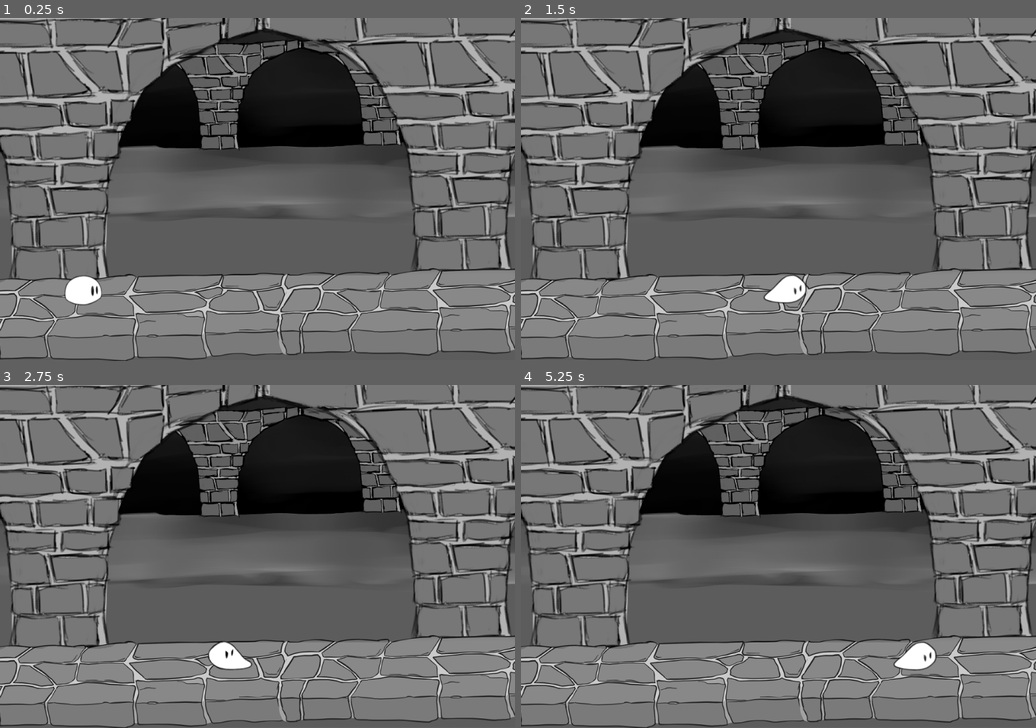
Above: before the commit, frames 1-4 (two rows, left to right).
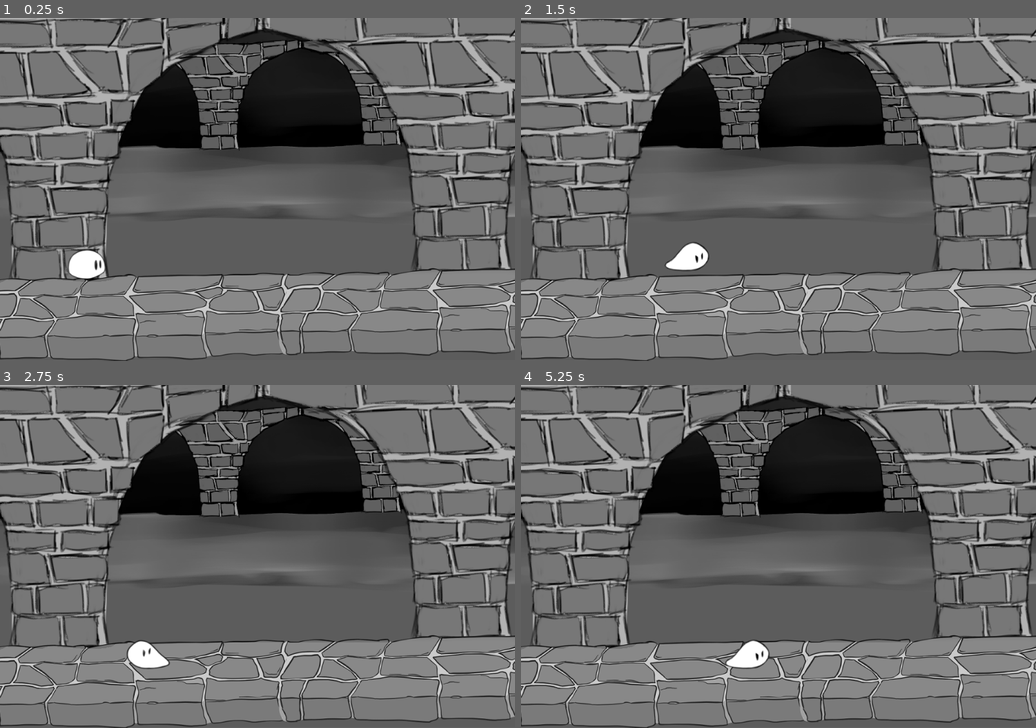
Above: after the commit, the same moments.

Repository: ludumcloud/dungeon-dojo-godot
Game: Godot game, scene res://resources/level.tscn
Same seed, same stepped clock (60 frames per second), same inputs: the game is played once before the commit and once after it.
Inputs:
- Up to frame 1 (0.25 s): no input
- Up to frame 2 (1.5 s): hold D (move_right) from 0.53 s (still down); tap O (damage) at 0.6 s; tap Space (jump) at 0.77, 1.07 s; tap Y (hi_attack) at 0.8, 1.35 s
- Up to frame 3 (2.75 s): tap Space (jump) at 1.52, 1.82 s; tap I (low_attack) at 1.55, 2.1 s; release D (move_right) at 2.03 s; hold A (move_left) from 2.03 s (still down); tap U (mid_attack) at 2.3 s
- Up to frame 4 (5.25 s): release A (move_left) at 2.78 s; hold D (move_right) 2.78-4.28 s; tap U (mid_attack) at 2.85 s; tap Space (jump) at 3.02, 3.05, 3.32, 3.6, 3.77, 4.07, 4.52, 4.82 s; tap O (damage) at 3.8, 4.35 s; hold A (move_left) 4.28-5.03 s; tap Y (hi_attack) at 4.55, 5.1 s; hold D (move_right) from 5.03 s (still down)

The runs differ from the first frame. In frame 1, 0.9% of the frame differs, in the area x 12-21%, y 67-84%; in frame 2, 0.9%; in frame 3, 0.9%; in frame 4, 1.0%, in the area x 39-81%, y 74-84%.

Commit message:
Updated player motion and animation
I was playing around with a state machine and animation trees. I also modified how the Character moves around with a new script. Trying things out.

Diff:
--- /dev/null
+++ b/resources/character.gd
@@ -0,0 +1,15 @@
+extends KinematicBody2D
+
+# Declare member variables here. Examples:
+# var a = 2
+# var b = "text"
+
+# Called when the node enters the scene tree for the first time.
+func _ready():
+	pass # Replace with function body.
+
+func _test_Function():
+	pass
+# Called every frame. 'delta' is the elapsed time since the previous frame.
+#func _process(delta):
+#	pass
--- a/resources/character.tscn
+++ b/resources/character.tscn
@@ -1,6 +1,6 @@
-[gd_scene load_steps=61 format=2]
-
-[ext_resource path="res://scripts/Character.gd" type="Script" id=1]
+[gd_scene load_steps=93 format=2]
+
+[ext_resource path="res://scripts/movement.gd" type="Script" id=1]
 [ext_resource path="res://resources/slime_animationSheet.sprites/Attack_1/attack1_0001.tres" type="Texture" id=2]
 [ext_resource path="res://resources/slime_animationSheet.sprites/Attack_1/attack1_0002.tres" type="Texture" id=3]
 [ext_resource path="res://resources/slime_animationSheet.sprites/Attack_1/attack1_0003.tres" type="Texture" id=4]
@@ -47,6 +47,7 @@
 [ext_resource path="res://resources/slime_animationSheet.sprites/Move Forward/moveForward_0002.tres" type="Texture" id=45]
 [ext_resource path="res://resources/slime_animationSheet.sprites/Move Forward/moveForward_0003.tres" type="Texture" id=46]
 [ext_resource path="res://resources/slime_animationSheet.sprites/Move Forward/moveForward_0004.tres" type="Texture" id=47]
+[ext_resource path="res://scripts/animationController.gd" type="Script" id=48]
 
 [sub_resource type="SpriteFrames" id=1]
 animations = [ {
@@ -57,7 +58,7 @@
 } ]
 
 [sub_resource type="RectangleShape2D" id=2]
-extents = Vector2( 39, 68.6983 )
+extents = Vector2( 39, 44.1802 )
 
 [sub_resource type="Animation" id=3]
 resource_name = "Damage"
@@ -107,18 +108,29 @@
 
 [sub_resource type="Animation" id=6]
 resource_name = "Jump"
-length = 0.52
-tracks/0/type = "value"
-tracks/0/path = NodePath("Pivot/Body:frame")
-tracks/0/interp = 1
-tracks/0/loop_wrap = true
-tracks/0/imported = false
-tracks/0/enabled = true
-tracks/0/keys = {
-"times": PoolRealArray( -4.65661e-010, 0.232892, 0.359923, 0.48635 ),
-"transitions": PoolRealArray( 1, 1, 1, 1 ),
-"update": 0,
-"values": [ 32, 35, 36, 37 ]
+length = 0.3
+tracks/0/type = "value"
+tracks/0/path = NodePath("Pivot/Body:frame")
+tracks/0/interp = 1
+tracks/0/loop_wrap = true
+tracks/0/imported = false
+tracks/0/enabled = true
+tracks/0/keys = {
+"times": PoolRealArray( 0.000784703, 0.124367, 0.269357 ),
+"transitions": PoolRealArray( 1, 1, 1 ),
+"update": 0,
+"values": [ 34, 36, 37 ]
+}
+tracks/1/type = "method"
+tracks/1/path = NodePath(".")
+tracks/1/interp = 1
+tracks/1/loop_wrap = true
+tracks/1/imported = false
+tracks/1/enabled = true
+tracks/1/keys = {
+"times": PoolRealArray(  ),
+"transitions": PoolRealArray(  ),
+"values": [  ]
 }
 
 [sub_resource type="Animation" id=7]
@@ -194,7 +206,7 @@
 tracks/0/imported = false
 tracks/0/enabled = true
 tracks/0/keys = {
-"times": PoolRealArray( -0.000604913 ),
+"times": PoolRealArray( 0 ),
 "transitions": PoolRealArray( 1 ),
 "update": 1,
 "values": [ 38 ]
@@ -233,6 +245,114 @@
 "values": [ 42 ]
 }
 
+[sub_resource type="AnimationNodeAnimation" id=14]
+animation = "Damage"
+
+[sub_resource type="AnimationNodeAnimation" id=15]
+animation = "HighAttack"
+
+[sub_resource type="AnimationNodeAnimation" id=16]
+animation = "Idle"
+
+[sub_resource type="GDScript" id=17]
+
+[sub_resource type="AnimationNodeAnimation" id=18]
+animation = "Jump"
+script = SubResource( 17 )
+
+[sub_resource type="AnimationNodeAnimation" id=19]
+animation = "LowAttack"
+
+[sub_resource type="AnimationNodeAnimation" id=20]
+animation = "MidAttack"
+
+[sub_resource type="AnimationNodeAnimation" id=21]
+animation = "MoveBack"
+
+[sub_resource type="AnimationNodeAnimation" id=22]
+animation = "MoveBackTransition"
+
+[sub_resource type="AnimationNodeAnimation" id=23]
+animation = "MoveForward"
+
+[sub_resource type="AnimationNodeAnimation" id=24]
+animation = "MoveForwardTransition"
+
+[sub_resource type="AnimationNodeStateMachineTransition" id=25]
+
+[sub_resource type="AnimationNodeStateMachineTransition" id=26]
+
+[sub_resource type="AnimationNodeStateMachineTransition" id=27]
+
+[sub_resource type="AnimationNodeStateMachineTransition" id=28]
+switch_mode = 2
+
+[sub_resource type="AnimationNodeStateMachineTransition" id=29]
+
+[sub_resource type="AnimationNodeStateMachineTransition" id=30]
+
+[sub_resource type="AnimationNodeStateMachineTransition" id=31]
+
+[sub_resource type="AnimationNodeStateMachineTransition" id=32]
+
+[sub_resource type="AnimationNodeStateMachineTransition" id=33]
+
+[sub_resource type="AnimationNodeStateMachineTransition" id=34]
+
+[sub_resource type="AnimationNodeStateMachineTransition" id=35]
+switch_mode = 2
+
+[sub_resource type="AnimationNodeStateMachineTransition" id=36]
+switch_mode = 2
+
+[sub_resource type="AnimationNodeStateMachineTransition" id=37]
+switch_mode = 2
+auto_advance = true
+
+[sub_resource type="AnimationNodeStateMachineTransition" id=38]
+switch_mode = 2
+auto_advance = true
+
+[sub_resource type="AnimationNodeStateMachineTransition" id=39]
+switch_mode = 2
+auto_advance = true
+
+[sub_resource type="AnimationNodeStateMachineTransition" id=40]
+switch_mode = 2
+
+[sub_resource type="AnimationNodeStateMachineTransition" id=41]
+switch_mode = 2
+auto_advance = true
+
+[sub_resource type="AnimationNodeStateMachineTransition" id=42]
+switch_mode = 2
+
+[sub_resource type="AnimationNodeStateMachine" id=43]
+states/Damage/node = SubResource( 14 )
+states/Damage/position = Vector2( 209, 103 )
+states/HighAttack/node = SubResource( 15 )
+states/HighAttack/position = Vector2( 580, 114 )
+states/Idle/node = SubResource( 16 )
+states/Idle/position = Vector2( 348, 236 )
+states/Jump/node = SubResource( 18 )
+states/Jump/position = Vector2( 179, 319 )
+states/LowAttack/node = SubResource( 19 )
+states/LowAttack/position = Vector2( 622, 306 )
+states/MidAttack/node = SubResource( 20 )
+states/MidAttack/position = Vector2( 639, 207 )
+states/MoveBack/node = SubResource( 21 )
+states/MoveBack/position = Vector2( 325, 499 )
+states/MoveBackTransition/node = SubResource( 22 )
+states/MoveBackTransition/position = Vector2( 332, 414 )
+states/MoveForward/node = SubResource( 23 )
+states/MoveForward/position = Vector2( 680, 499 )
+states/MoveForwardTransition/node = SubResource( 24 )
+states/MoveForwardTransition/position = Vector2( 580, 414 )
+transitions = [ "Idle", "MoveForwardTransition", SubResource( 25 ), "MoveForward", "MoveForwardTransition", SubResource( 26 ), "Idle", "MoveBackTransition", SubResource( 27 ), "MoveBackTransition", "MoveBack", SubResource( 28 ), "MoveBack", "MoveBackTransition", SubResource( 29 ), "Idle", "Damage", SubResource( 30 ), "Idle", "HighAttack", SubResource( 31 ), "Idle", "MidAttack", SubResource( 32 ), "Idle", "LowAttack", SubResource( 33 ), "Idle", "Jump", SubResource( 34 ), "MoveForwardTransition", "MoveForward", SubResource( 35 ), "MoveForwardTransition", "Idle", SubResource( 36 ), "LowAttack", "Idle", SubResource( 37 ), "MidAttack", "Idle", SubResource( 38 ), "HighAttack", "Idle", SubResource( 39 ), "MoveBackTransition", "Idle", SubResource( 40 ), "Damage", "Idle", SubResource( 41 ), "Jump", "Idle", SubResource( 42 ) ]
+graph_offset = Vector2( 102, 264.704 )
+
+[sub_resource type="AnimationNodeStateMachinePlayback" id=44]
+
 [node name="Character" type="KinematicBody2D"]
 script = ExtResource( 1 )
 
@@ -241,10 +361,10 @@
 [node name="Body" type="AnimatedSprite" parent="Pivot"]
 position = Vector2( 1.03485, -58.6585 )
 frames = SubResource( 1 )
-frame = 9
+frame = 37
 
 [node name="CollisionShape2D" type="CollisionShape2D" parent="."]
-position = Vector2( -61, -2 )
+position = Vector2( -63.095, -22.9502 )
 shape = SubResource( 2 )
 
 [node name="AnimationPlayer" type="AnimationPlayer" parent="."]
@@ -259,3 +379,10 @@
 anims/MoveBackTransition = SubResource( 11 )
 anims/MoveForward = SubResource( 12 )
 anims/MoveForwardTransition = SubResource( 13 )
+
+[node name="AnimationTree" type="AnimationTree" parent="."]
+tree_root = SubResource( 43 )
+anim_player = NodePath("../AnimationPlayer")
+active = true
+parameters/playback = SubResource( 44 )
+script = ExtResource( 48 )
--- a/resources/level.tscn
+++ b/resources/level.tscn
@@ -1,68 +1,10 @@
-[gd_scene load_steps=5 format=2]
+[gd_scene load_steps=4 format=2]
 
 [ext_resource path="res://resources/background.png" type="Texture" id=1]
-[ext_resource path="res://resources/player.tscn" type="PackedScene" id=2]
+[ext_resource path="res://resources/Character.tscn" type="PackedScene" id=2]
 
-[sub_resource type="GDScript" id=1]
-script/source = "extends KinematicBody2D
-
-var speed = 400
-var velocity = Vector2()
-
-const IDLE = 'Idle'
-const HIGH_ATTACK = 'HighAttack'
-const MID_ATTACK = 'MidAttack'
-const LOW_ATTACK = 'LowAttack'
-const MOVE_FORWARD = 'MoveForward'
-const MOVE_BACK = 'MoveBack'
-const JUMP = 'Jump'
-const DAMAGE = 'Damage'
-
-onready var animation_player = get_node(\"AnimationPlayer\")
-
-# Signal Handlers
-func _on_animation_finished(animation):
-	if (animation == IDLE):
-		return
-	else:
-		animation_player.play(IDLE)
-
-# Called when the node enters the scene tree for the first time.
-func _ready():
-	animation_player.play(IDLE)
-	animation_player.connect(\"animation_finished\", self, \"_on_animation_finished\")
-
-func get_input():
-	if Input.is_action_pressed(\"move_left\"):
-		velocity.x = -speed
-		animation_player.play(MOVE_BACK)
-	if Input.is_action_pressed(\"move_right\"):
-		velocity.x = speed
-		animation_player.play(MOVE_FORWARD)
-	if Input.is_action_just_pressed(\"hi_attack\"):
-		animation_player.play(HIGH_ATTACK)
-	if Input.is_action_just_pressed(\"mid_attack\"):
-		animation_player.play(MID_ATTACK)
-	if Input.is_action_just_pressed(\"low_attack\"):
-		animation_player.play(LOW_ATTACK)
-	if Input.is_action_just_pressed(\"damage\"):
-		animation_player.play(DAMAGE)
-	if Input.is_action_just_pressed(\"jump\"):
-		animation_player.play(JUMP)
-
-	if velocity.x > 0:
-		velocity.x -= 50
-	if velocity.x < 0:
-		velocity.x += 50
-
-# Called every frame. 'delta' is the elapsed time since the previous frame.
-func _process(delta):
-	get_input()
-	move_and_collide(velocity * delta)
-"
-
-[sub_resource type="RectangleShape2D" id=2]
-extents = Vector2( 10, 422.173 )
+[sub_resource type="RectangleShape2D" id=1]
+extents = Vector2( 10, 544.247 )
 
 [node name="Node2D" type="Node2D"]
 
@@ -74,23 +16,30 @@
 position = Vector2( 480, 320 )
 texture = ExtResource( 1 )
 
-[node name="Player" parent="." instance=ExtResource( 2 )]
-position = Vector2( 216, 520 )
-script = SubResource( 1 )
+[node name="Character" parent="." instance=ExtResource( 2 )]
+position = Vector2( 222.393, 431.775 )
 
 [node name="AudioStreamPlayer2D" type="AudioStreamPlayer2D" parent="."]
 autoplay = true
 
-[node name="StaticBody2D" type="StaticBody2D" parent="."]
+[node name="Left Wall" type="StaticBody2D" parent="."]
 position = Vector2( -11.0452, 366.406 )
 
-[node name="CollisionShape2D" type="CollisionShape2D" parent="StaticBody2D"]
+[node name="CollisionShape2D" type="CollisionShape2D" parent="Left Wall"]
 position = Vector2( 0.0712585, 1.11871 )
-shape = SubResource( 2 )
+shape = SubResource( 1 )
 
-[node name="StaticBody2D2" type="StaticBody2D" parent="."]
+[node name="Floor" type="StaticBody2D" parent="."]
+position = Vector2( 481.342, 548.628 )
+rotation = 1.5708
+
+[node name="CollisionShape2D" type="CollisionShape2D" parent="Floor"]
+position = Vector2( 0.0712585, 1.11871 )
+shape = SubResource( 1 )
+
+[node name="Right Wall" type="StaticBody2D" parent="."]
 position = Vector2( -11.0452, 366.406 )
 
-[node name="CollisionShape2D" type="CollisionShape2D" parent="StaticBody2D2"]
+[node name="CollisionShape2D" type="CollisionShape2D" parent="Right Wall"]
 position = Vector2( 982.261, -0.241638 )
-shape = SubResource( 2 )
+shape = SubResource( 1 )
--- a/resources/player.tscn
+++ b/resources/player.tscn
@@ -1,8 +1,13 @@
-[gd_scene load_steps=2 format=2]
+[gd_scene load_steps=3 format=2]
 
 [ext_resource path="res://resources/character.tscn" type="PackedScene" id=1]
+
+[sub_resource type="AnimationNodeStateMachinePlayback" id=1]
 
 [node name="Player" instance=ExtResource( 1 )]
 
 [node name="Body" parent="Pivot" index="0"]
 frame = 9
+
+[node name="AnimationTree" parent="." index="3"]
+parameters/playback = SubResource( 1 )
--- /dev/null
+++ b/scripts/animationController.gd
@@ -0,0 +1,28 @@
+extends AnimationTree
+
+var playback : AnimationNodeStateMachinePlayback
+
+func _ready():
+	playback = get("parameters/playback")
+	playback.start("Idle")
+	active = true
+
+func _process(delta):
+	if Input.is_action_just_pressed("hi_attack"):
+		playback.travel("HighAttack")
+	if Input.is_action_just_pressed("mid_attack"):
+		playback.travel("MidAttack")
+	if Input.is_action_just_pressed("low_attack"):
+		playback.travel("LowAttack")
+	if Input.is_action_just_released("jump"):
+		playback.travel("Jump")
+	if Input.is_action_just_pressed("damage"):
+		playback.travel("Damage")
+	if Input.is_action_pressed("move_left"):
+		playback.travel("MoveBack")
+	if Input.is_action_pressed("move_right"):
+		playback.travel("MoveForward")
+	if Input.is_action_just_released("move_right"):
+		playback.travel("Idle")
+	if Input.is_action_just_released("move_left"):
+		playback.travel("Idle")
--- /dev/null
+++ b/scripts/movement.gd
@@ -0,0 +1,24 @@
+extends KinematicBody2D
+
+const UP = Vector2(0, -1)
+const GRAVITY = 20
+const SPEED = 150
+const JUMP_HEIGHT = -500
+var motion = Vector2()
+
+func _physics_process(delta):
+	motion.y += GRAVITY
+
+	if Input.is_action_pressed("move_right"):
+		motion.x = SPEED
+	elif Input.is_action_pressed("move_left"):
+		motion.x = -SPEED
+	else:
+		motion.x = 0
+
+	if is_on_floor():
+		if Input.is_action_just_pressed("jump"):
+			motion.y = JUMP_HEIGHT
+
+	motion = move_and_slide(motion, UP)
+	pass
